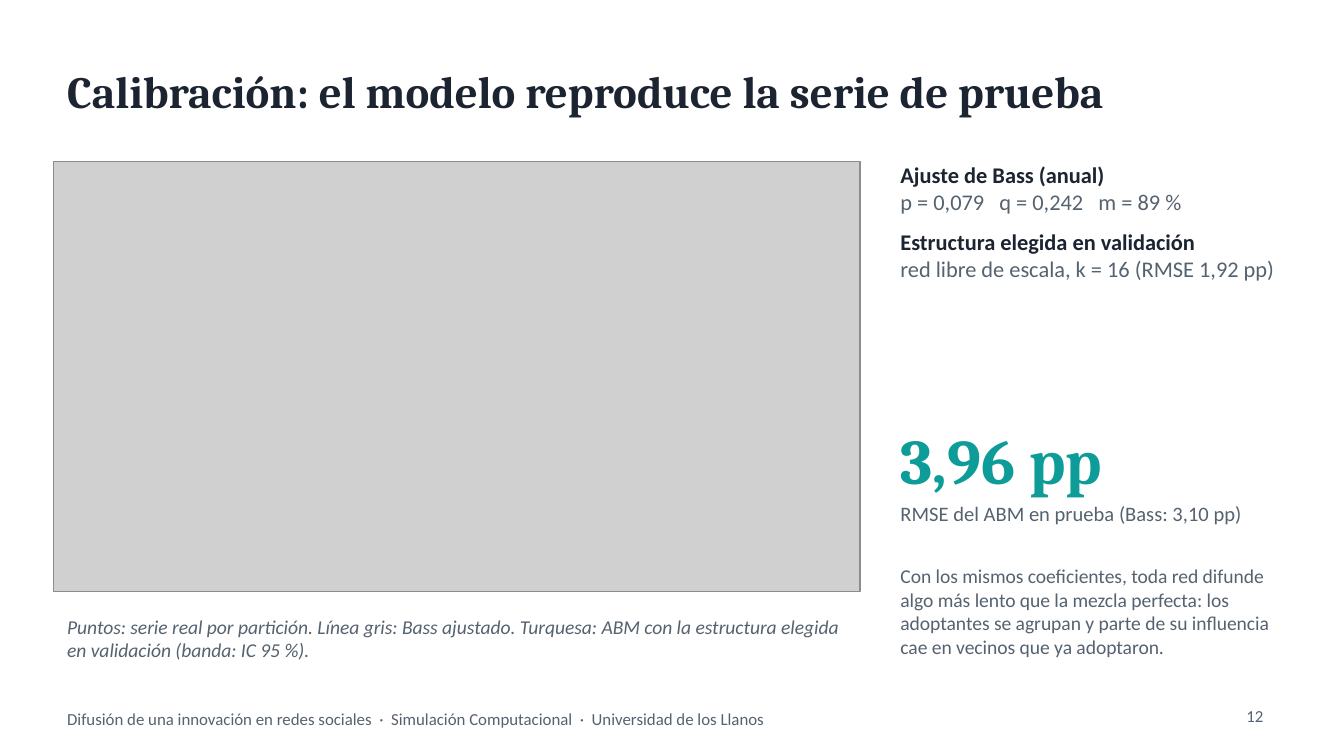
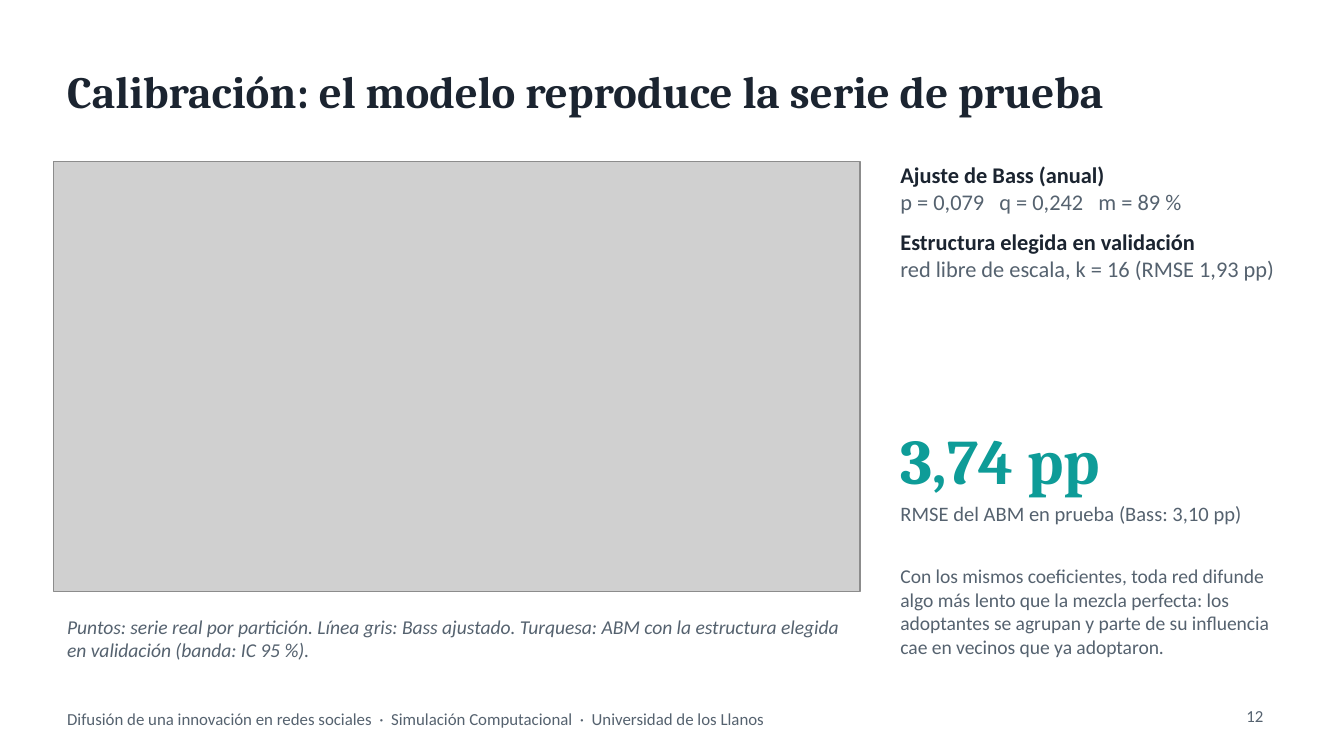
Before and after one commit to Duv4nF/Proyecto-Simulacion, a slide deck: slide 12 of Proyecto Simulación/presentacion/presentacion.pptx. Drawn at 1344x756 pixels with LibreOffice and Linux fonts; fonts in the diff are those of the drawing; grey boxes stand for pictures. Boxes give left, top, right and bottom in pixels: in the first picture for what was removed or moved away, otherwise in the second. Text is boxed around its words. In the diff, an @@ line names an element or a change of style, - is before the commit and + after.

```diff
--- a/Proyecto Simulación/presentacion/presentacion.pptx
+++ b/Proyecto Simulación/presentacion/presentacion.pptx
@@ text at box(900, 261, 1274, 281): text changed @@
-red libre de escala, k = 16 (RMSE 1,92 pp)
+red libre de escala, k = 16 (RMSE 1,93 pp)
@@ text at box(900, 440, 1101, 498): text changed @@
-3,96 pp
+3,74 pp
```
Also in this commit, not shown: 5 other slides changed, 49 other files.
